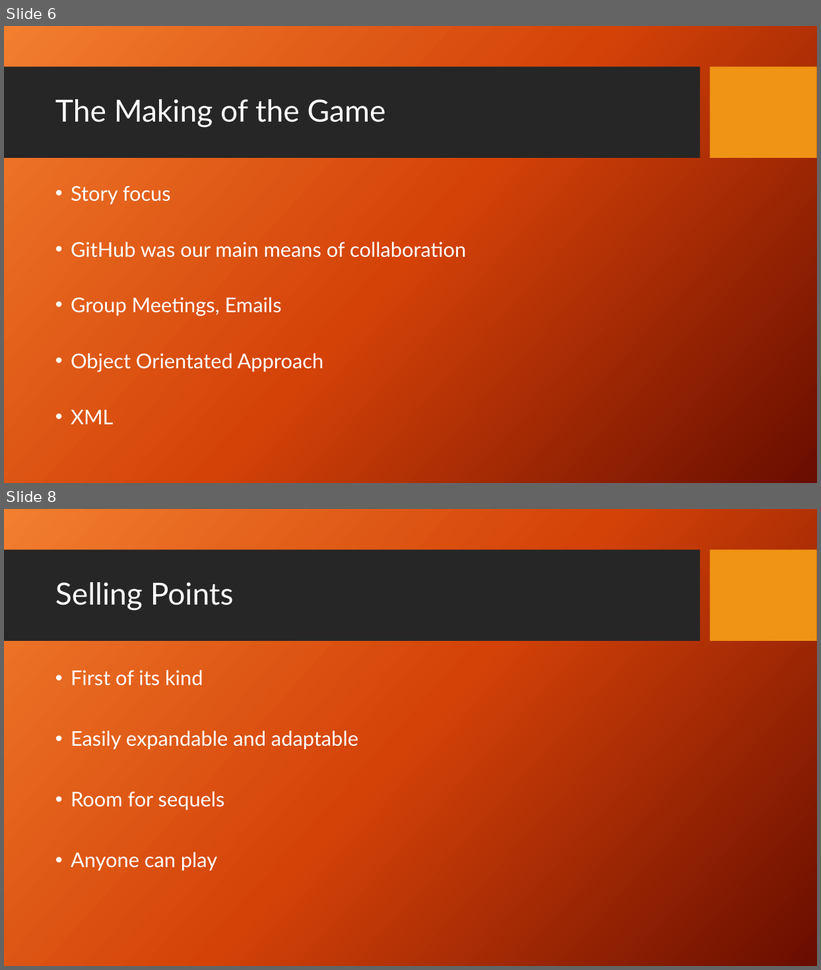
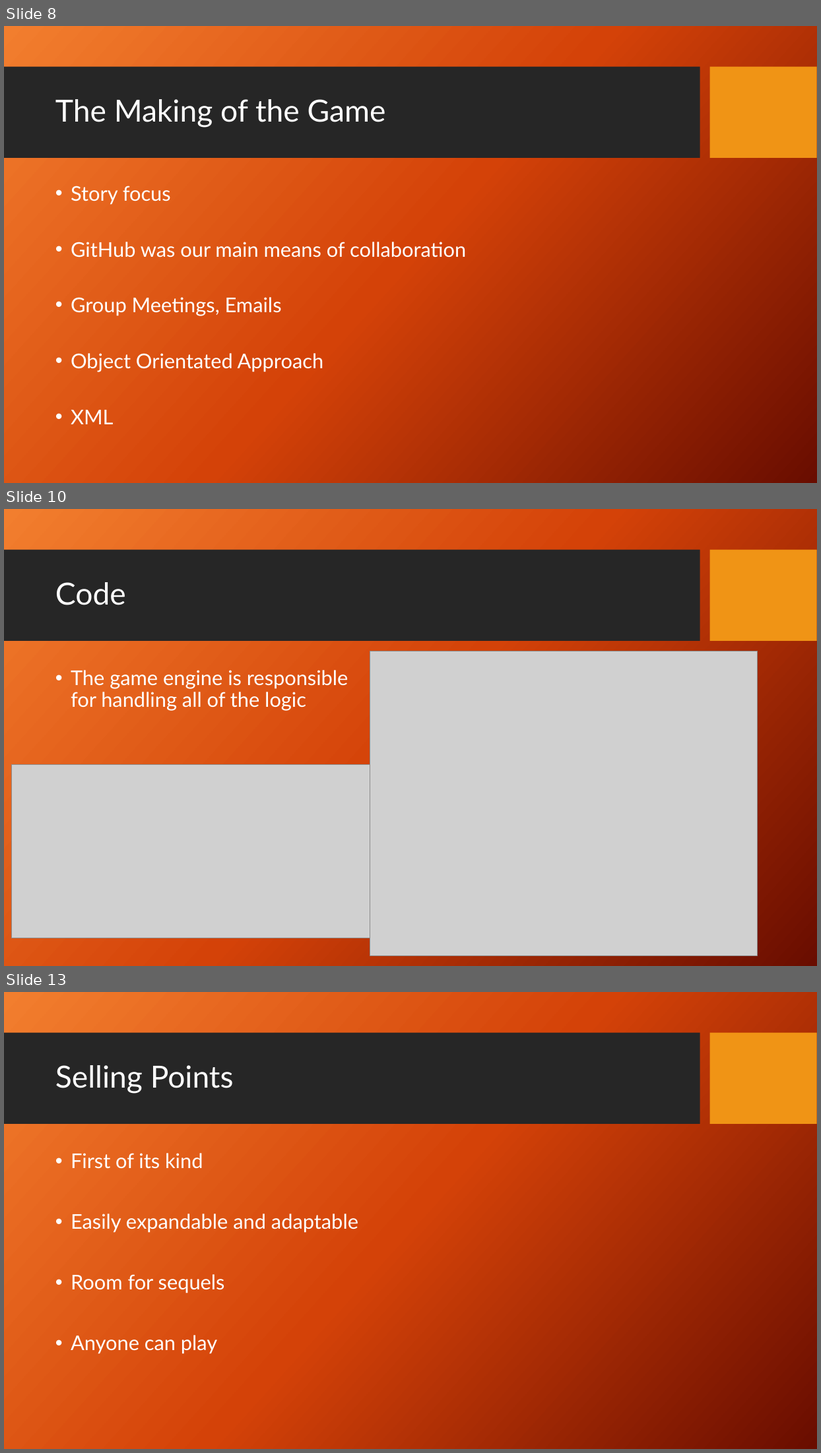
Before and after one commit to hmk3r/A-Day-in-the-Kremlin, a slide deck: A Day in the Kremlin.pptx. Shown one above the other, each under a label of ours: slides 6 and 8 before the commit, slides 8, 10 and 13 after it; the slides between them are not shown. The pictures are 821x970 and 821x1453 pixels, drawn with LibreOffice and Linux fonts; fonts in the diff are those of the drawing; grey boxes stand for pictures; background and template pictures are left out. Boxes give left, top, right and bottom in pixels: in the first picture for what was removed or moved away, otherwise in the second. Text is boxed around its words. In the diff, an @@ line names an element or a change of style, - is before the commit and + after.

```diff
--- a/A Day in the Kremlin.pptx
+++ b/A Day in the Kremlin.pptx
@@ slide 10 added at [4, 509, 817, 966], background picture (left out); not listed: 2 template elements that a slide beside it also shows @@
@@ title added at [55, 582, 126, 605], 36 pt, text #FFFFFF @@
+Code
@@ picture added at [370, 651, 758, 956] @@
@@ text added at [71, 670, 349, 711], 24 pt, text #FFFFFF @@
+• The game engine is responsible for handling all of the logic
@@ picture added at [12, 765, 370, 939] @@
@@ what was slide 6 is now slide 8 @@
@@ what was slide 8 is now slide 13 @@
```
Also in this commit, not shown: 5 other slides added, 1 slide removed, 2 other files.
